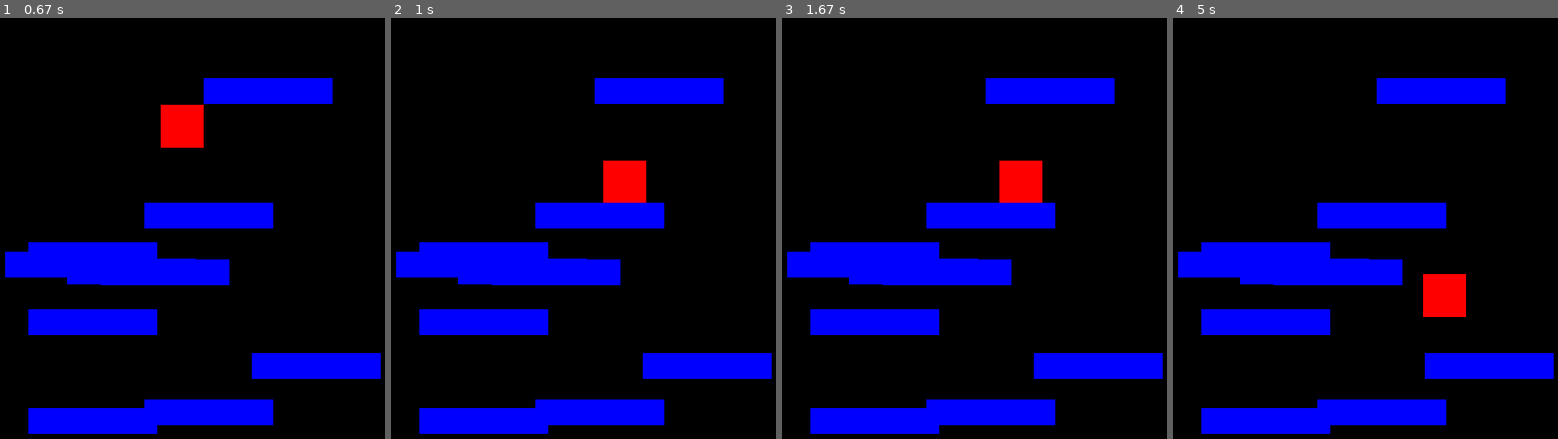
Above: before the commit, frames 1-4 (left to right).
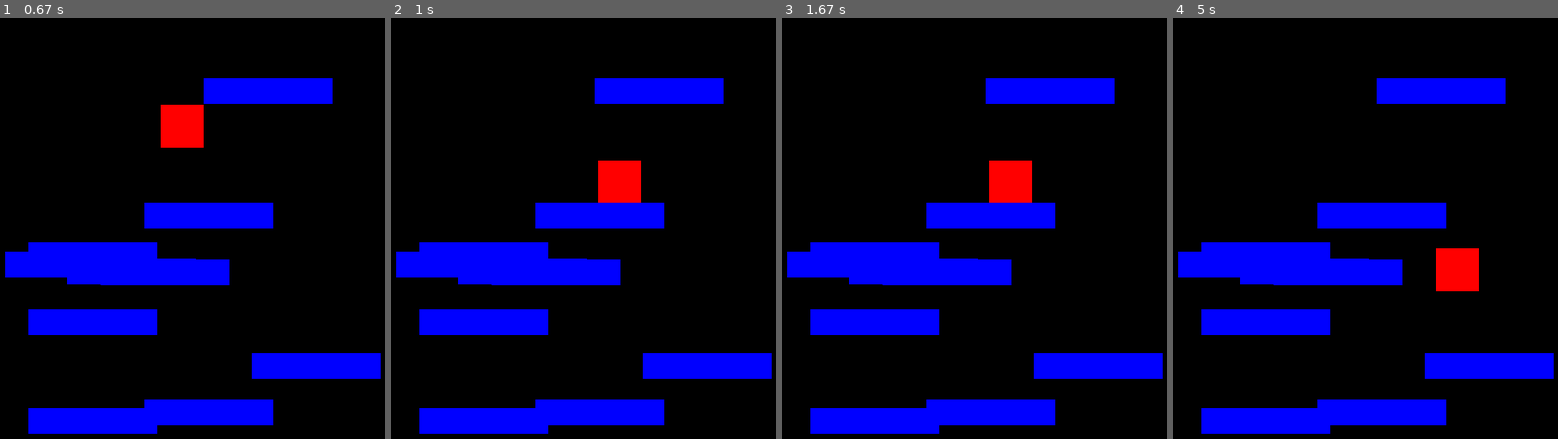
Above: after the commit, the same moments.

Repository: acf-code/Pygame_Tutorial
Game: pygame game, started from Coach Training/class4code.py
Two runs of this game, one before a commit and one after it. Both use one fixed random seed, a clock stepped at 60 frames per second and the inputs below.
Inputs:
- Up to frame 1 (0.67 s): hold Right from 0.33 s (still down)
- Up to frame 2 (1 s): release Right at 0.8 s; hold Right from 0.83 s (still down)
- Up to frame 3 (1.67 s): release Right at 1.3 s; hold Left from 1.33 s (still down)
- Up to frame 4 (5 s): release Left at 1.87 s; hold Left 1.9-2.3 s; hold Right 2.33-2.97 s; hold Left 3-3.47 s; hold Right 3.5-3.97 s; hold Right 4-4.47 s; hold Left from 4.5 s (still down)

Frame 1 is identical in both runs. In frame 2, 0.3% of the frame differs, in the area x 53-67%, y 33-44%; in frame 3, 0.5%; in frame 4, 1.6%, in the area x 64-80%, y 54-72%.

Commit message:
Added fix code for platform falling and stopping the player when keys are lifted

Diff:
--- a/Coach Training/class4code.py
+++ b/Coach Training/class4code.py
@@ -38,8 +38,10 @@
     keys = pygame.key.get_pressed()
     if keys[pygame.K_RIGHT]:
         velocity[0] = speed
-    if keys[pygame.K_LEFT]:
+    elif keys[pygame.K_LEFT]:
         velocity[0] = -speed
+    else:
+        velocity[0] = 0
 
 
     screen.fill([0,0,0])
@@ -59,6 +61,8 @@
     for p in platforms:
         if p.colliderect(pygame.Rect(rect1.x,rect1.y + dy,rect1.w,rect1.h)):
             dy = p.top - rect1.bottom
+            if dy < 0:
+                dy = 0
             velocity[1] = 0
         elif p.colliderect(pygame.Rect(rect1.x + dx, rect1.y, rect1.w, rect1.h)) and dx < 0:
             dx = p.right - rect1.left
